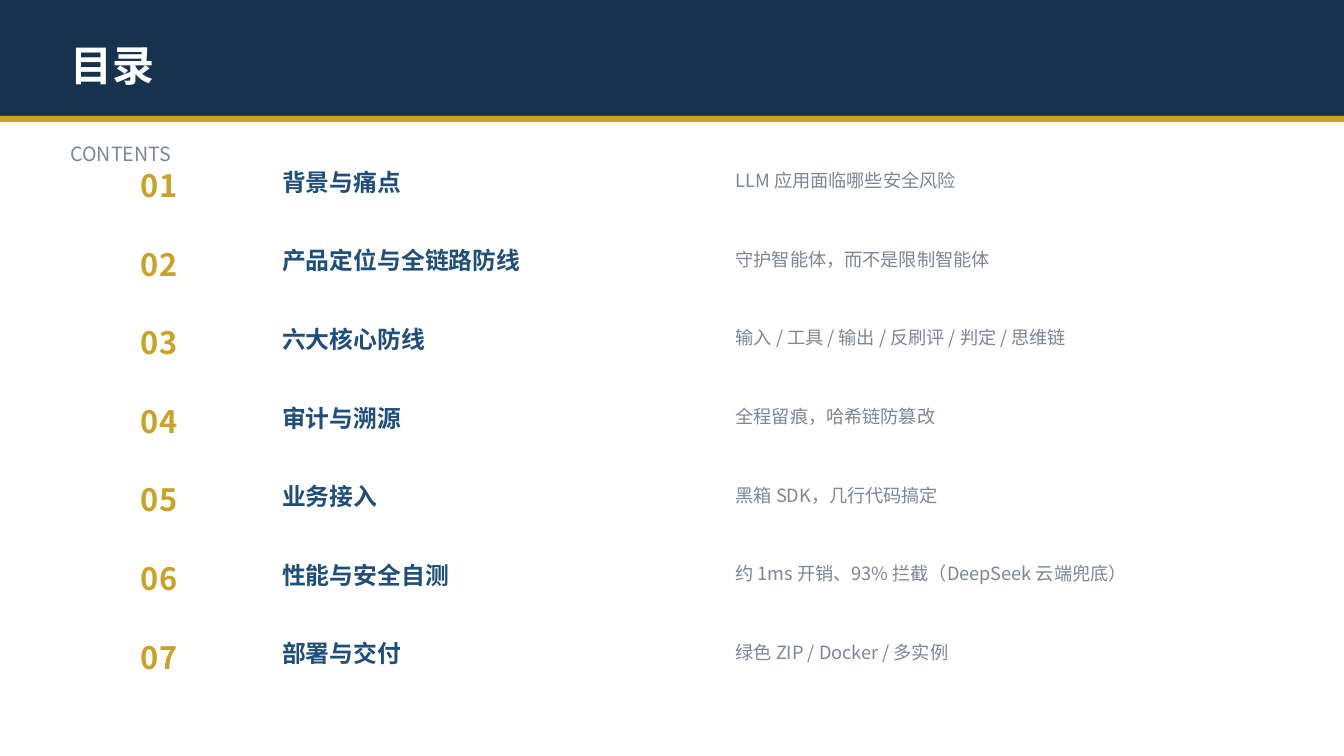
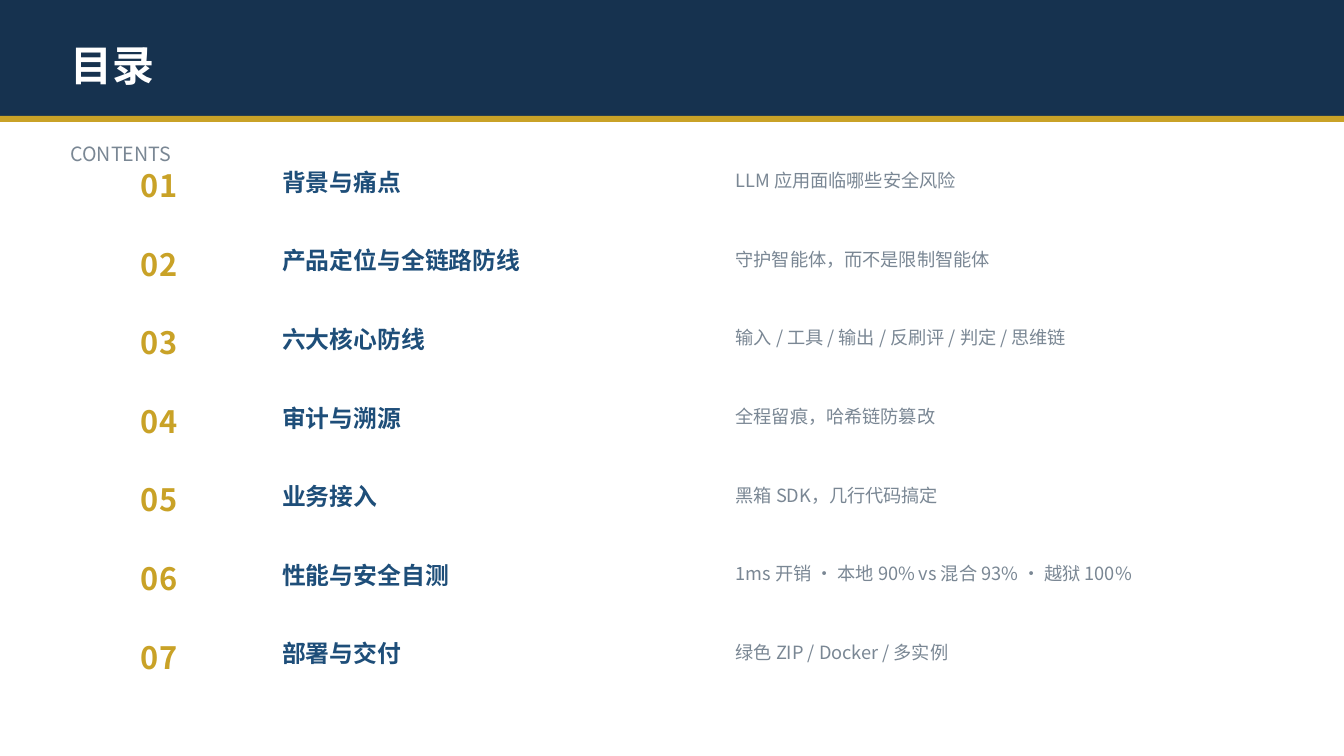
Before and after one commit to zhengyucheng-ktt/security-guard-agent, a slide deck: slide 2 of 安全交互守护智能体-演示.pptx. Drawn at 1344x756 pixels with LibreOffice and Linux fonts; fonts in the diff are those of the drawing. Boxes give left, top, right and bottom in pixels: in the first picture for what was removed or moved away, otherwise in the second. Text is boxed around its words. In the diff, an @@ line names an element or a change of style, - is before the commit and + after.

Commit message:
PPT/PDF增加本地vs混合对比达标表: 越狱本地93%->混合100%, 实质性攻击本地96.5%->混合100%, 误判两种模式均0

```diff
--- a/安全交互守护智能体-演示.pptx
+++ b/安全交互守护智能体-演示.pptx
@@ text at <box>736,564,1132,582</box>: text changed @@
-约 1ms 开销、93% 拦截（DeepSeek 云端兜底）
+1ms 开销 · 本地 90% vs 混合 93% · 越狱 100%
```
Also in this commit, not shown: 1 other slide changed, 3 other files.
